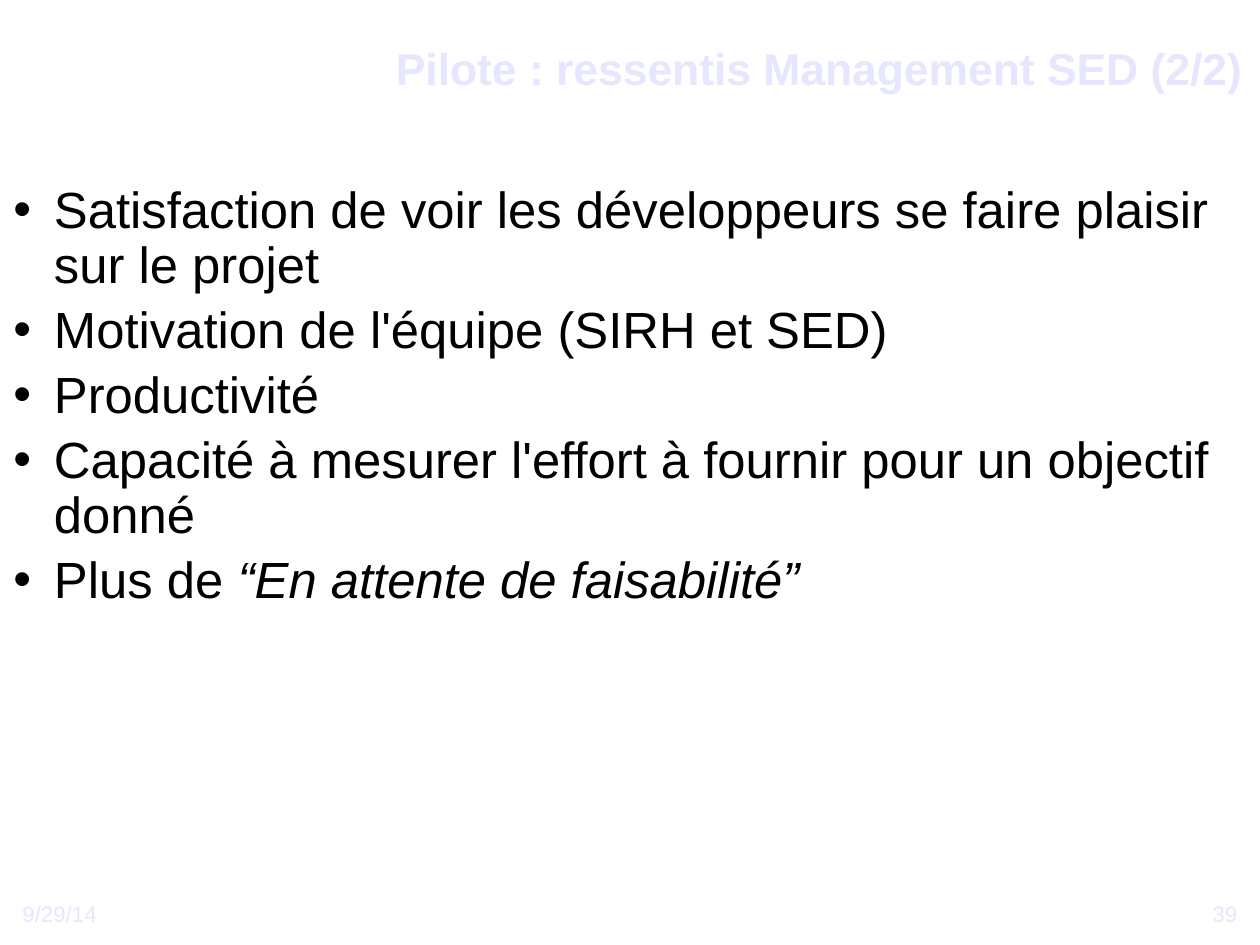
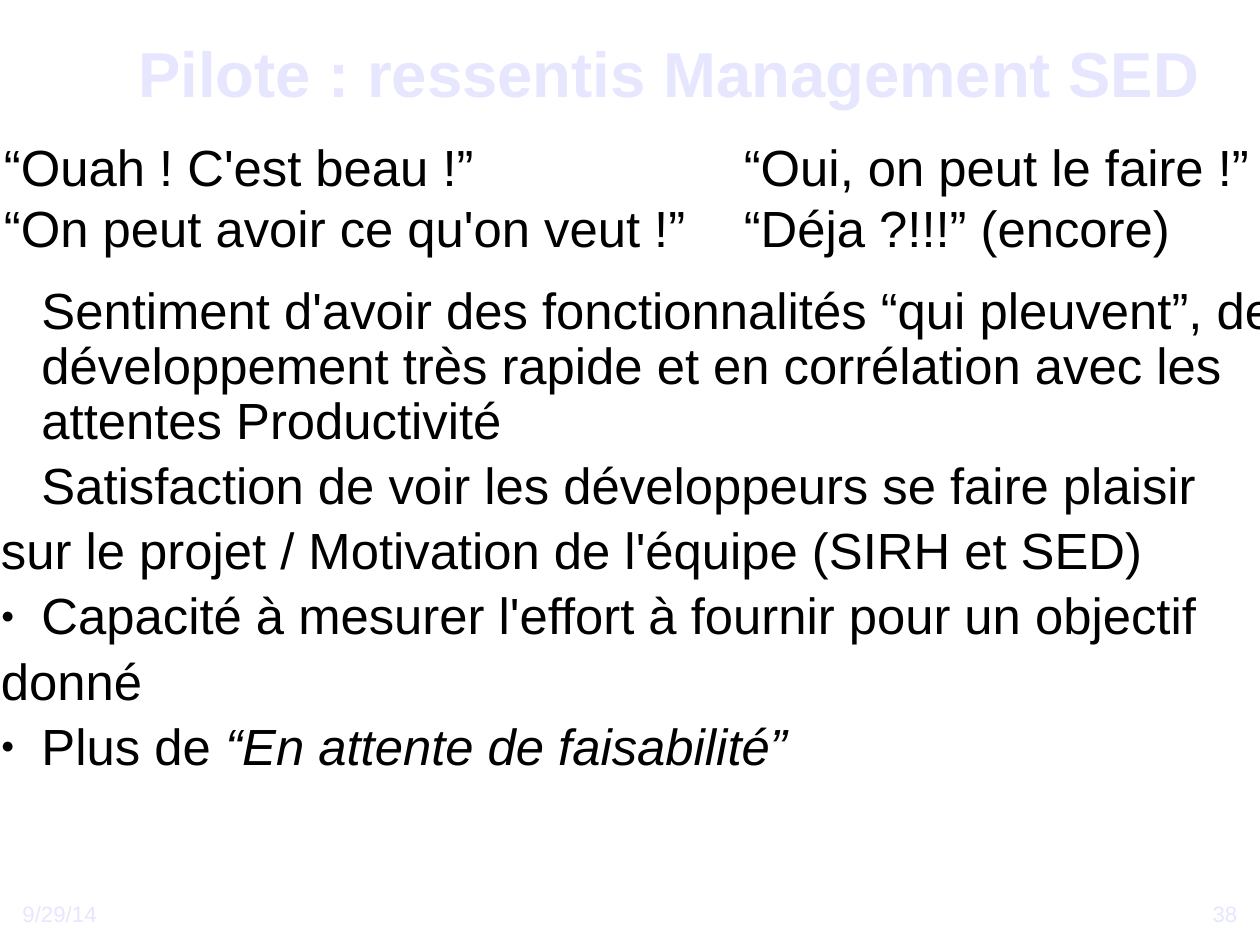
Before and after one commit to DSI-Ville-Noumea/sirh-kiosque-j2ee-old, a slide deck: slide 38 of src/site/resources/Vers_un_Kiosque_RH_J2EE.odp (slide 39 before the commit). Drawn at 1260x945 pixels with LibreOffice and Linux fonts; fonts in the diff are those of the drawing; background and template pictures are left out. Boxes give left, top, right and bottom in pixels: in the first picture for what was removed or moved away, otherwise in the second. Text is boxed around its words. In the diff, an @@ line names an element or a change of style, - is before the commit and + after.

```diff
--- a/src/site/resources/Vers_un_Kiosque_RH_J2EE.odp
+++ b/src/site/resources/Vers_un_Kiosque_RH_J2EE.odp
@@ title at <box>7,8,1212,137</box>: text changed; size 28 to 40 pt @@
-Pilote : ressentis Management SED (2/2)
+Pilote : ressentis Management SED
@@ text added at <box>4,149,640,258</box>, 32 pt, text #000000 @@
+● “Ouah ! C'est beau !”
+● “On peut avoir ce qu'on veut !”
@@ text added at <box>744,149,1204,258</box>, 32 pt, text #000000 @@
+● “Oui, on peut le faire !”
+● “Déja ?!!!” (encore)
@@ text "Sentiment d'avoir des fonctionnalités “qui ...": place and size @@
-text "Sentiment d'avoir des fonctionnalités “qui ..." at <box>54,190,1209,599</box>
+text "Sentiment d'avoir des fonctionnalités “qui ..." at <box>1,291,1260,766</box>
@@ text at <box>1,291,1260,701</box>: text changed @@
-• Satisfaction de voir les développeurs se faire plaisir sur le projet
-• Motivation de l'équipe (SIRH et SED)
-• Productivité
-• Capacité à mesurer l'effort à fournir pour un objectif donné
+● Sentiment d'avoir des fonctionnalités “qui pleuvent”, de développement très rapide et en corrélation avec les attentes Productivité
+● Satisfaction de voir les développeurs se faire plaisir
+sur le projet / Motivation de l'équipe (SIRH et SED)
+● Capacité à mesurer l'effort à fournir pour un objectif
+donné
@@ text at <box>41,727,787,766</box>: bullet • to ● @@
@@ page number at <box>944,900,1238,944</box>: text changed @@
-39
+38
```
Also in this commit, not shown: 27 other slides changed, 1 slide removed.
